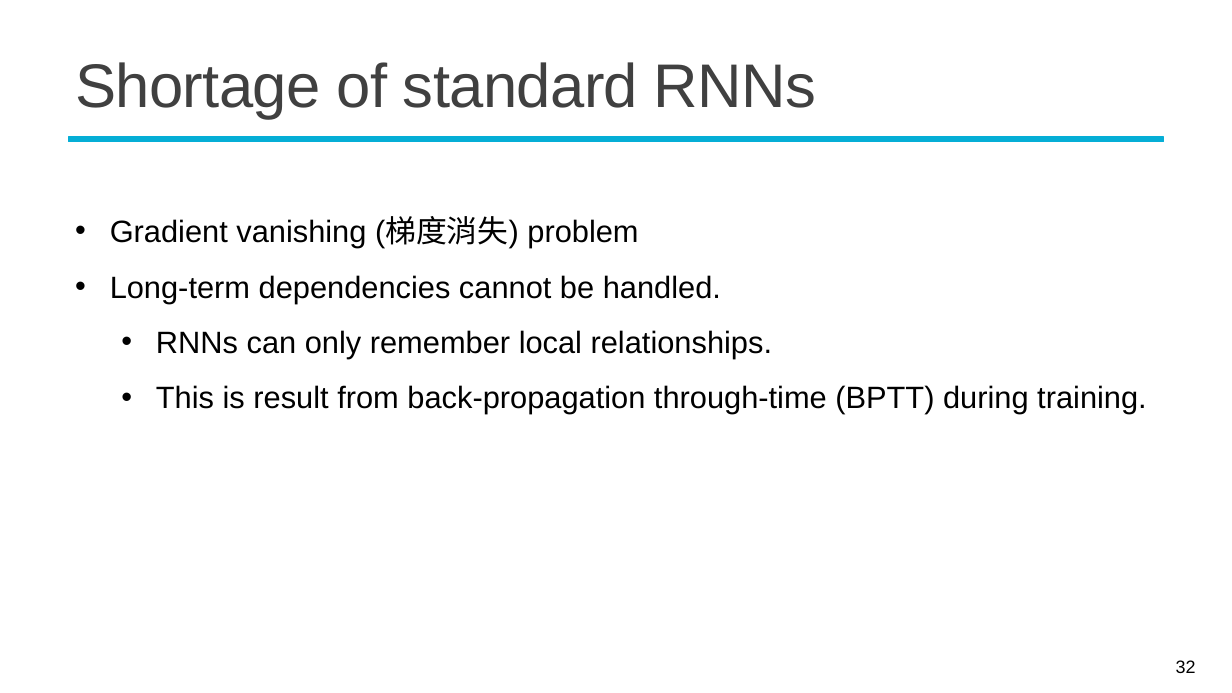
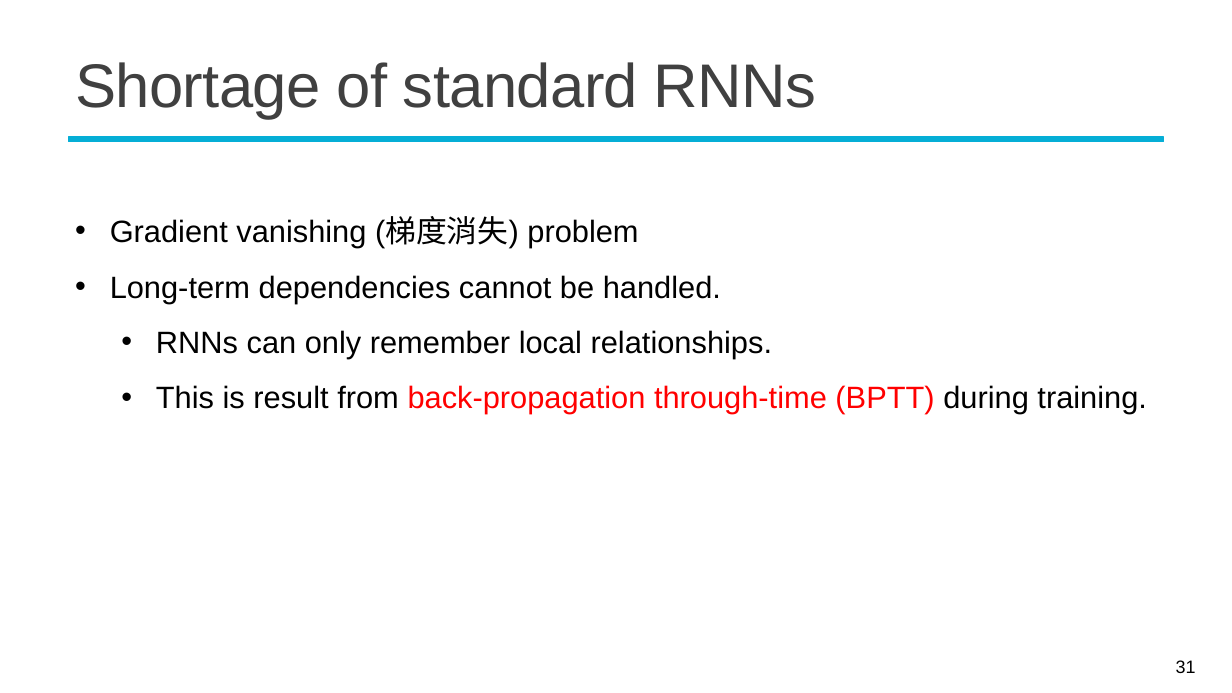
Before and after one commit to mcps5601/CGUDL_2025_fall, a slide deck: slide 31 of slides/rnn_1022.pptx (slide 32 before the commit). Drawn at 1232x693 pixels with LibreOffice and Linux fonts; fonts in the diff are those of the drawing; background and template pictures are left out. Boxes give left, top, right and bottom in pixels: in the first picture for what was removed or moved away, otherwise in the second. Text is boxed around its words. In the diff, an @@ line names an element or a change of style, - is before the commit and + after.

```diff
--- a/slides/rnn_1022.pptx
+++ b/slides/rnn_1022.pptx
@@ text at box(156, 385, 1147, 414): text colour #000000 to #FF0000 in "back-propagation through-time (BPTT)" @@
@@ page number at box(1176, 660, 1196, 673): text changed @@
-32
+31
```
Also in this commit, not shown: 8 other slides changed, 3 slides added, 2 slides removed, 1 other file.
